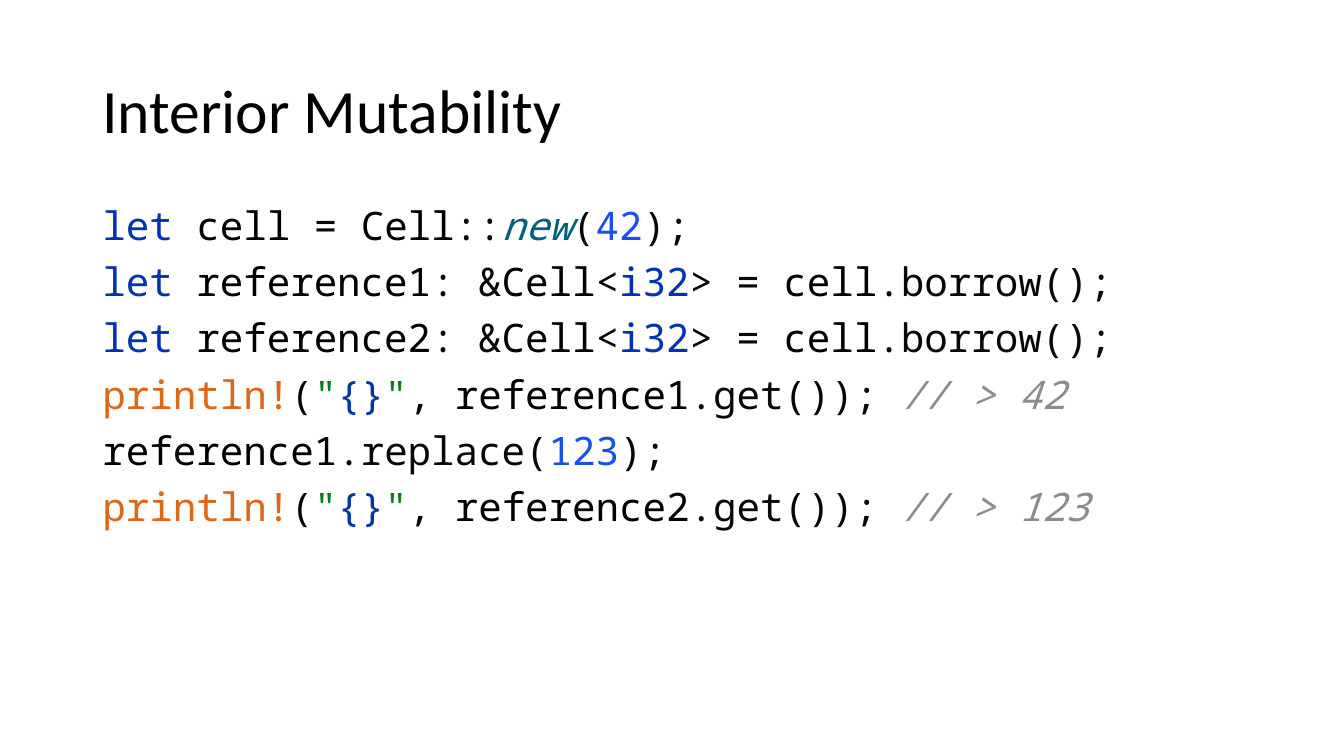
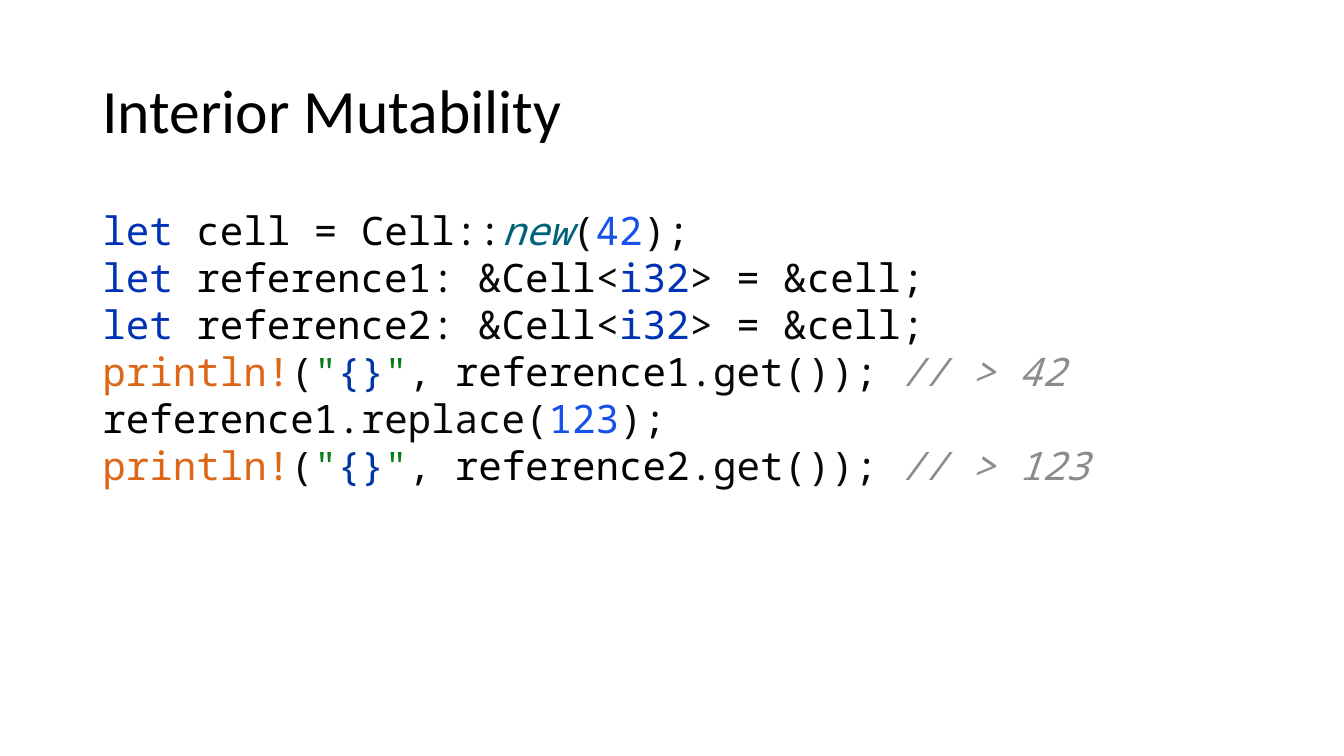
Before and after one commit to kugushev/course-rust-basics, a slide deck: slide 27 of pres/04-SmartPointers.pptx (slide 32 before the commit). Drawn at 1344x756 pixels with LibreOffice and Linux fonts; fonts in the diff are those of the drawing. Boxes give left, top, right and bottom in pixels: in the first picture for what was removed or moved away, otherwise in the second. Text is boxed around its words. In the diff, an @@ line names an element or a change of style, - is before the commit and + after.

```diff
--- a/pres/04-SmartPointers.pptx
+++ b/pres/04-SmartPointers.pptx
@@ text at (102, 215, 1088, 490): line spacing 0.9 to 1; less space between paragraphs @@
@@ text at (102, 262, 924, 345): text changed @@
-let reference1: &Cell<i32> = cell.borrow();
-let reference2: &Cell<i32> = cell.borrow();
+let reference1: &Cell<i32> = &cell;
+let reference2: &Cell<i32> = &cell;
```
Also in this commit, not shown: 12 other slides changed, 7 slides added, 1 slide removed, 2 other files.
